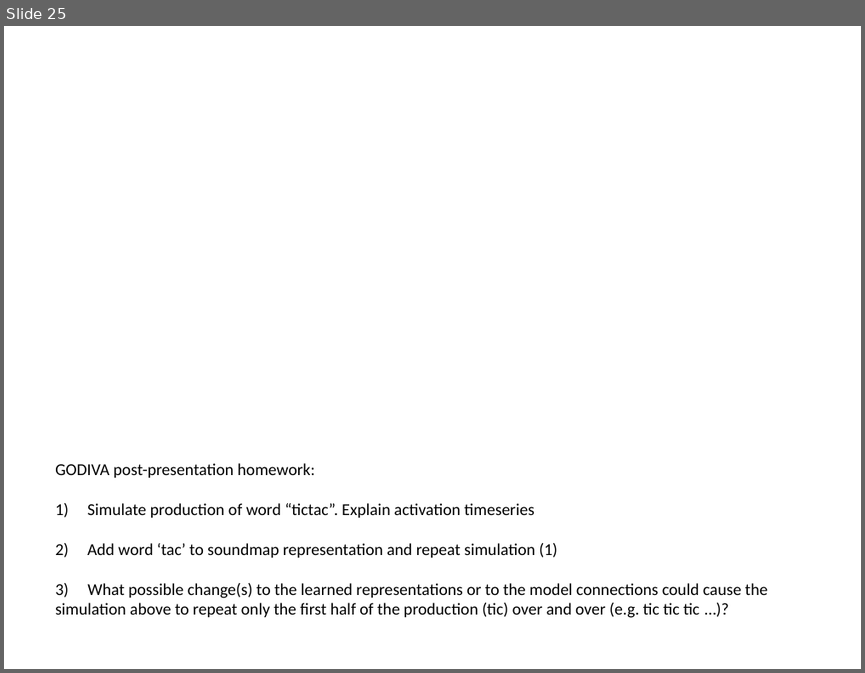
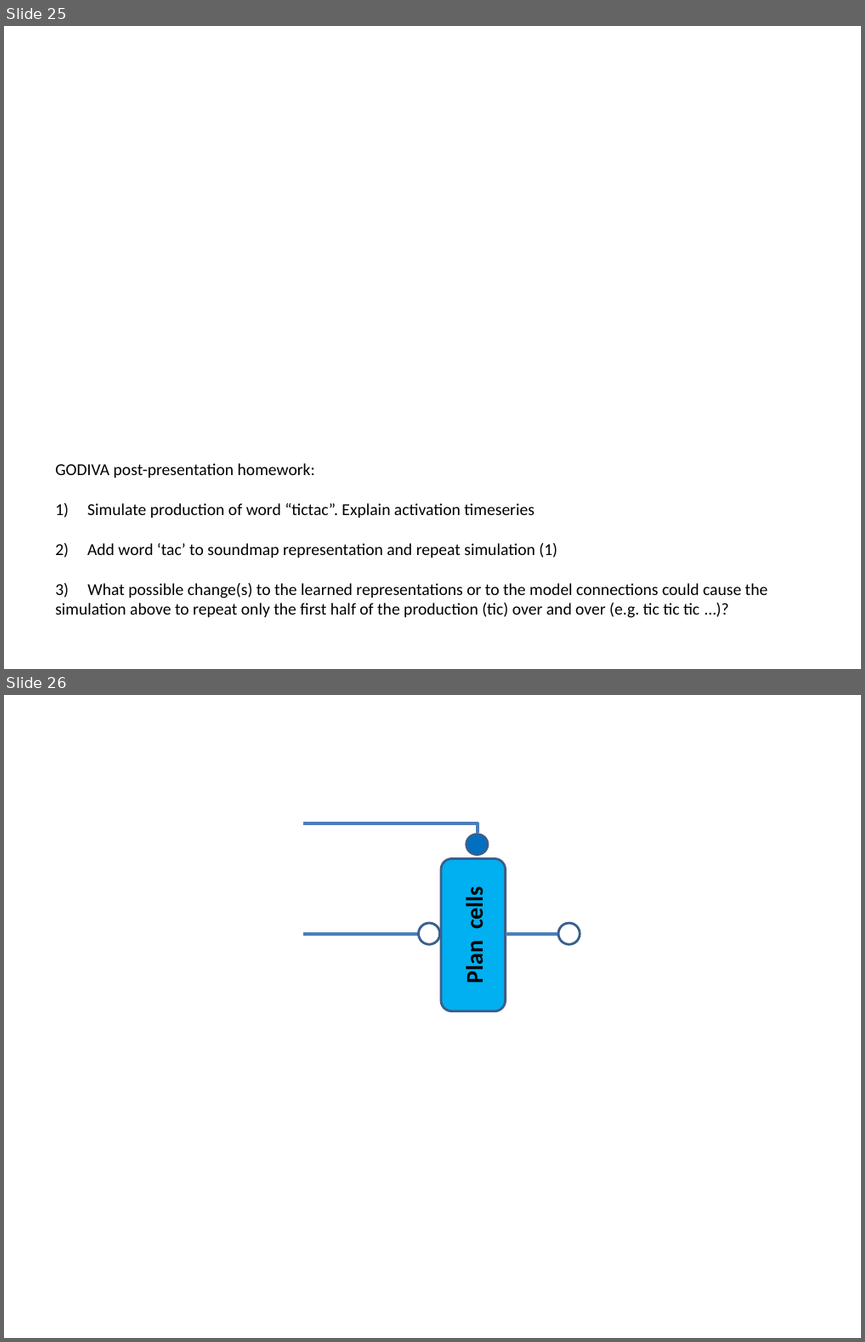
Before and after one commit to GuentherLab/GODIVAsimulink, a slide deck: GodivaBuildingBlocks.pptx. Shown one above the other, each under a label of ours: slide 25 before the commit, slides 25 and 26 after it. The pictures are 865x673 and 865x1342 pixels, drawn with LibreOffice and Linux fonts; fonts in the diff are those of the drawing. Boxes give left, top, right and bottom in pixels: in the first picture for what was removed or moved away, otherwise in the second. Text is boxed around its words. In the diff, an @@ line names an element or a change of style, - is before the commit and + after.

```diff
--- a/GodivaBuildingBlocks.pptx
+++ b/GodivaBuildingBlocks.pptx
@@ slide 26 added at [4, 695, 861, 1338], background #FFFFFF @@
@@ line added from (477, 822) to (477, 833), #4B7EBC 3 pt @@
@@ line added from (477, 823) to (303, 823), #4B7EBC 3 pt @@
@@ ellipse added at [466, 834, 488, 855], fill #0070C0, outline #3A5F8C 2 pt @@
@@ rounded rectangle added at [442, 858, 506, 1010], fill #00B0F0, outline #3A5F8C 2 pt, 20 pt, text #000000, bold @@
+Plan cells
@@ ellipse added at [419, 923, 440, 944], fill #FFFFFF, outline #3A5F8C 2 pt @@
@@ ellipse added at [558, 923, 579, 944], fill #FFFFFF, outline #3A5F8C 2 pt @@
@@ line added from (303, 933) to (419, 933), #4B7EBC 3 pt @@
@@ line added from (506, 933) to (569, 933), #4B7EBC 3 pt @@
```
Also in this commit, not shown: 21 other files.
